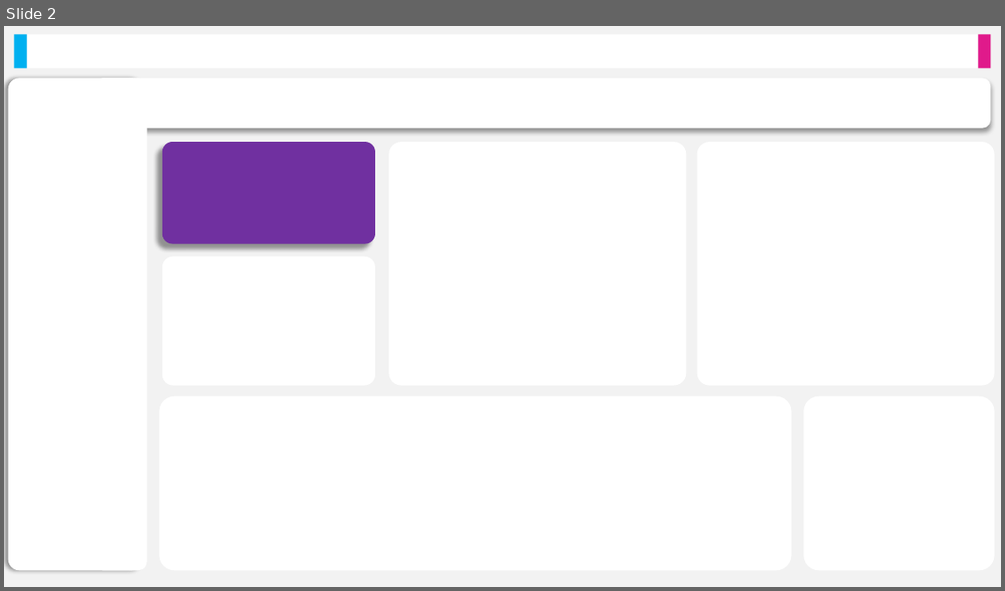
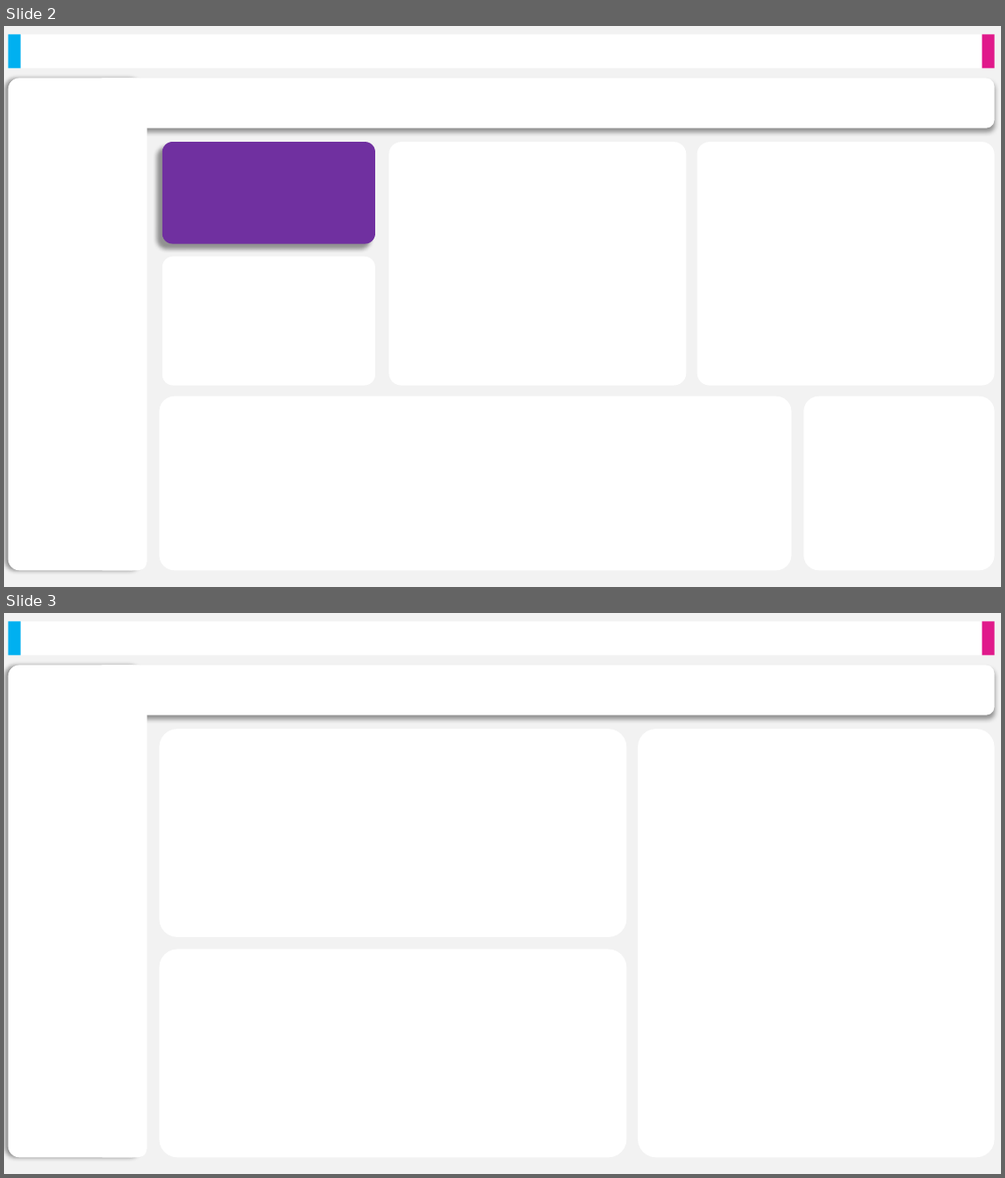
Before and after one commit to andrewhubb/EEC-Factory-Analysis---Power-BI-Version, a slide deck: Background/Backgrounds for Report.pptx. Shown one above the other, each under a label of ours: slide 2 before the commit, slides 2 and 3 after it. The pictures are 1005x591 and 1005x1178 pixels, drawn with LibreOffice and Linux fonts; fonts in the diff are those of the drawing. Boxes give left, top, right and bottom in pixels: in the first picture for what was removed or moved away, otherwise in the second. Text is boxed around its words. In the diff, an @@ line names an element or a change of style, - is before the commit and + after.

```diff
--- a/Background/Backgrounds for Report.pptx
+++ b/Background/Backgrounds for Report.pptx
@@ slide 3 added at bbox=[4, 613, 1001, 1174], background #F2F2F2 @@
@@ rectangle added at bbox=[8, 622, 995, 656], fill #FFFFFF @@
@@ rectangle added at bbox=[8, 622, 21, 656], fill #00B0F0 @@
@@ rectangle added at bbox=[982, 622, 995, 656], fill #E01A8B @@
@@ rounded rectangle added at bbox=[8, 665, 144, 1157], fill #FFFFFF @@
@@ rounded rectangle added at bbox=[94, 665, 147, 1157], fill #FFFFFF @@
@@ rounded rectangle added at bbox=[100, 665, 994, 715], fill #FFFFFF @@
@@ rounded rectangle added at bbox=[160, 729, 627, 937], fill #FFFFFF @@
@@ rounded rectangle added at bbox=[638, 729, 995, 1157], fill #FFFFFF @@
@@ rounded rectangle added at bbox=[160, 949, 627, 1158], fill #FFFFFF @@
@@ slide 2 changed as well @@
@@ rectangle: place and size @@
-rectangle at bbox=[14, 35, 27, 69]
+rectangle at bbox=[8, 35, 21, 69]
@@ rectangle: place and size @@
-rectangle at bbox=[27, 35, 979, 69]
+rectangle at bbox=[8, 35, 995, 69]
@@ rectangle: place and size @@
-rectangle at bbox=[979, 35, 991, 69]
+rectangle at bbox=[982, 35, 995, 69]
@@ rounded rectangle: place and size @@
-rounded rectangle at bbox=[97, 78, 991, 128]
+rounded rectangle at bbox=[100, 78, 994, 128]
```
Also in this commit, not shown: 1 other slide changed, 1 other slide added, 53 other files.
